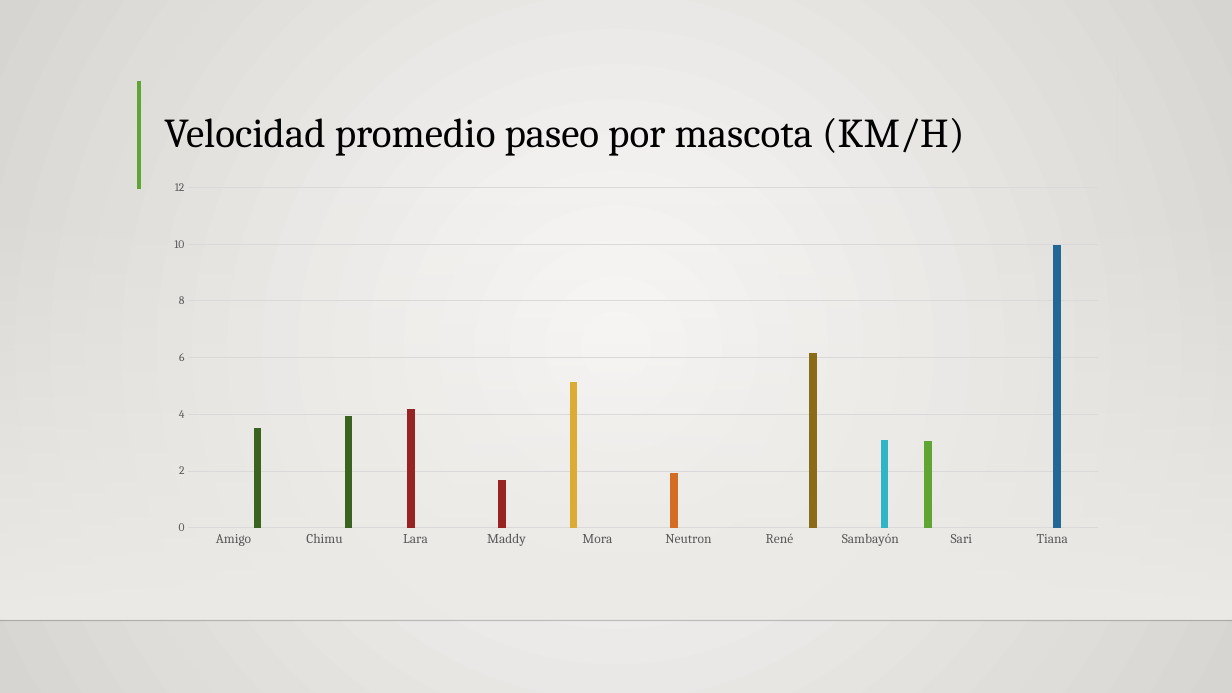
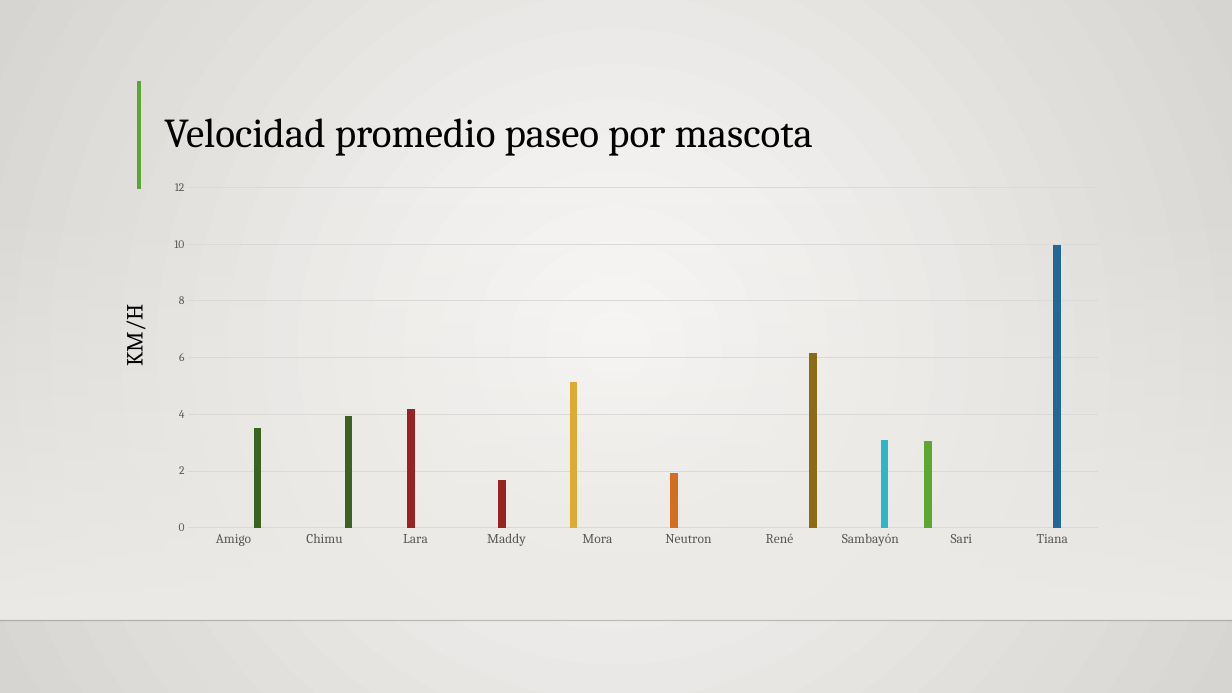
Before and after one commit to Siriusg2/resumenipa, a slide deck: slide 10 of excel_reports/IPApresentacion.pptx. Drawn at 1232x693 pixels with LibreOffice and Linux fonts; fonts in the diff are those of the drawing; background and template pictures are left out. Boxes give left, top, right and bottom in pixels: in the first picture for what was removed or moved away, otherwise in the second. Text is boxed around its words. In the diff, an @@ line names an element or a change of style, - is before the commit and + after.

```diff
--- a/excel_reports/IPApresentacion.pptx
+++ b/excel_reports/IPApresentacion.pptx
@@ title at (x1=164, y1=118, x2=813, y2=156): text changed @@
-Velocidad promedio paseo por mascota (KM/H)
+Velocidad promedio paseo por mascota
@@ text added at (x1=118, y1=310, x2=148, y2=364), 18 pt, text #000000 @@
+KM/H
```
Also in this commit, not shown: 8 other slides changed, 4 other files.
